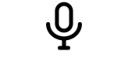
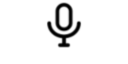
Two versions of the same layered image (128×64). Layer-by-layer changes:
painted on "Pasted Layer" over [45, 1, 83, 51]
